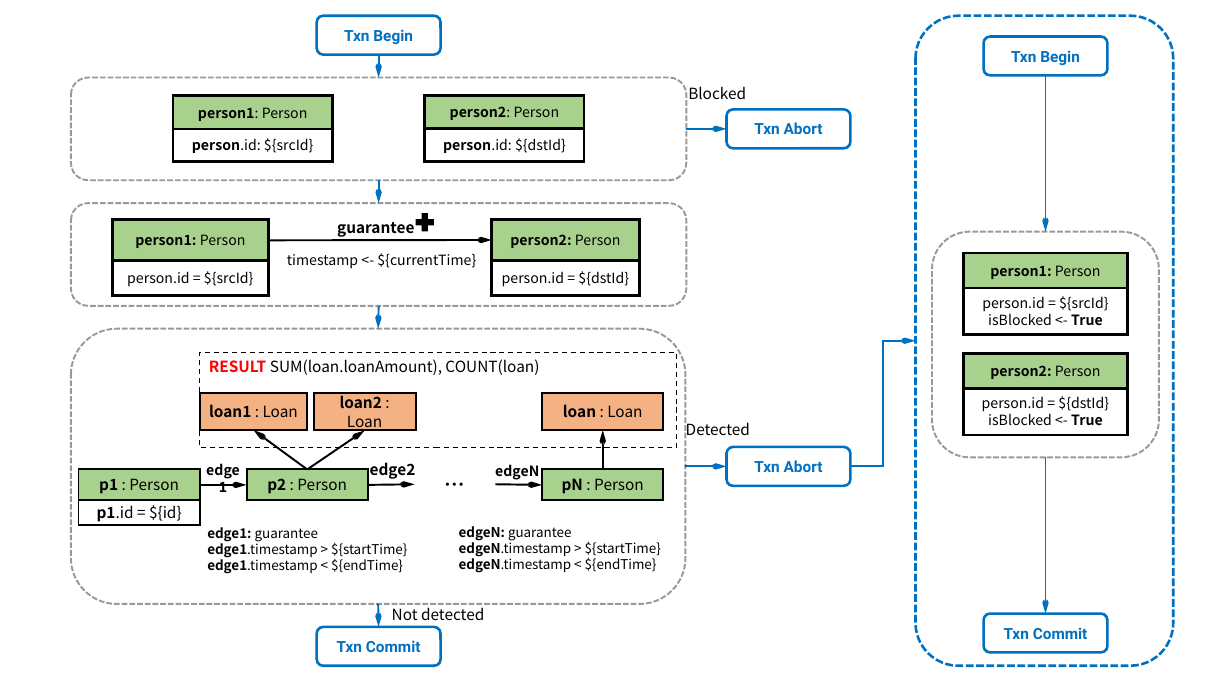
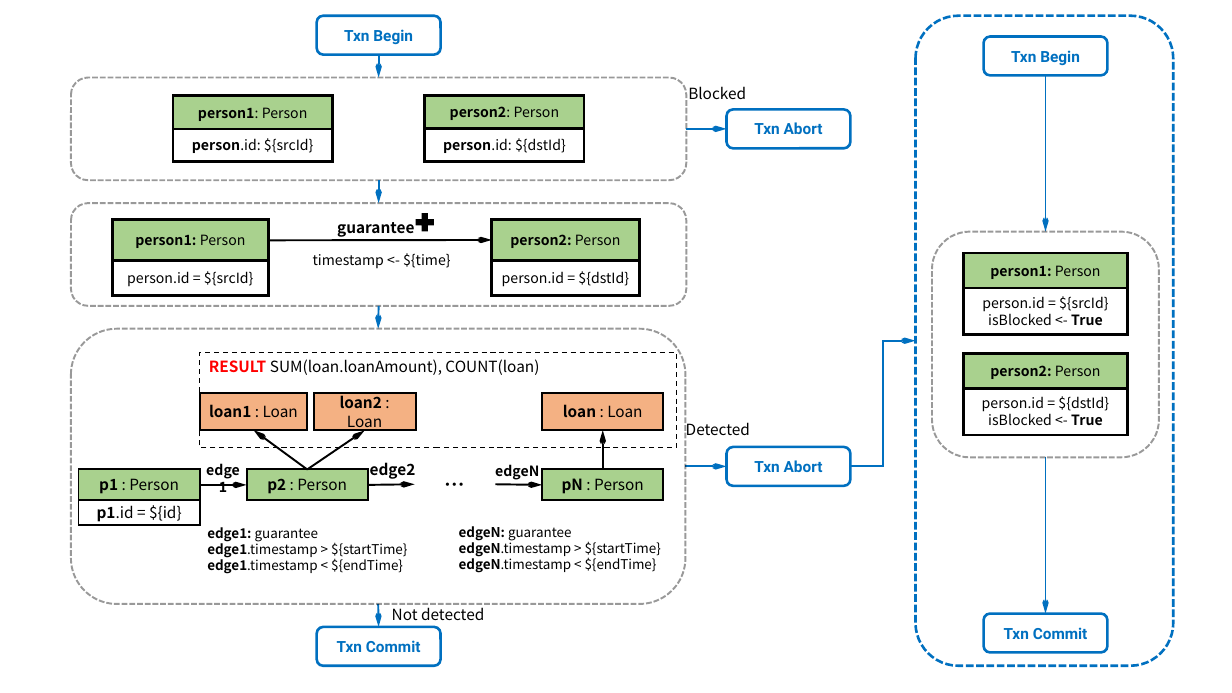
Before and after one commit to ldbc/ldbc_finbench_docs, a slide deck: slide 3 of patterns/transaction-read-write.pptx. Drawn at 1232x693 pixels with LibreOffice and Linux fonts; fonts in the diff are those of the drawing. Boxes give left, top, right and bottom in pixels: in the first picture for what was removed or moved away, otherwise in the second. Text is boxed around its words. In the diff, an @@ line names an element or a change of style, - is before the commit and + after.

```diff
--- a/patterns/transaction-read-write.pptx
+++ b/patterns/transaction-read-write.pptx
@@ text at (x1=313, y1=253, x2=451, y2=269): text changed @@
-timestamp <- ${currentTime}
+timestamp <- ${time}
```
Also in this commit, not shown: 2 other slides changed, 43 other files.
